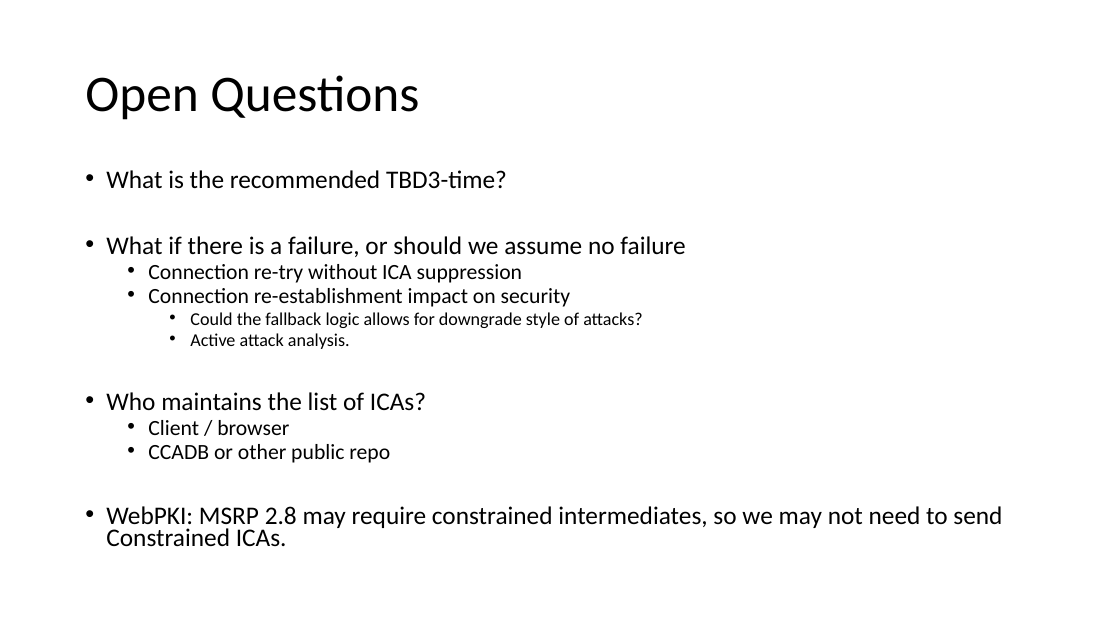
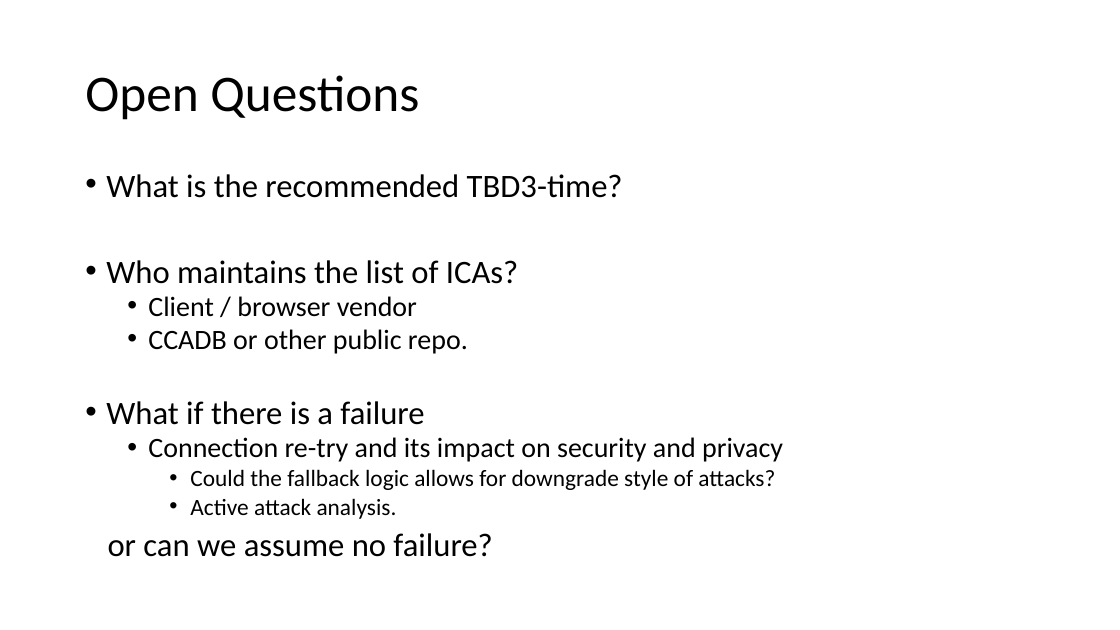
Before and after one commit to csosto-pk/tls-suppress-intermediates, a slide deck: slide 8 of IETF-presos/IETF-113 - draft-kampanakis-tls-scas-latest-00.pptx (slide 10 before the commit). Drawn at 1120x630 pixels with LibreOffice and Linux fonts; fonts in the diff are those of the drawing. Boxes give left, top, right and bottom in pixels: in the first picture for what was removed or moved away, otherwise in the second. Text is boxed around its words. In the diff, an @@ line names an element or a change of style, - is before the commit and + after.

```diff
--- a/IETF-presos/IETF-113 - draft-kampanakis-tls-scas-latest-00.pptx
+++ b/IETF-presos/IETF-113 - draft-kampanakis-tls-scas-latest-00.pptx
@@ text at <box>106,174,775,519</box>: size 21.7 to 28 pt in "What is the recommended TBD3-time?"; size 15.5 to 20 pt in "Could the fallback logic allows for downgrade ...", "Active attack analysis."; line spacing 0.7 to 0.8 @@
@@ text at <box>106,260,783,462</box>: text changed; size 18.6 to 24 pt @@
-• What if there is a failure, or should we assume no failure
-  • Connection re-try without ICA suppression
-  • Connection re-establishment impact on security
+• Who maintains the list of ICAs?
+  • Client / browser vendor
+  • CCADB or other public repo.
+• What if there is a failure
+  • Connection re-try and its impact on security and privacy
@@ text at <box>108,533,492,557</box>: text changed; size 21.7 to 28 pt @@
-• Who maintains the list of ICAs?
-  • Client / browser
-  • CCADB or other public repo
-• WebPKI: MSRP 2.8 may require constrained intermediates, so we may not need to send Constrained ICAs.
+or can we assume no failure?
```
Also in this commit, not shown: 5 other slides changed, 2 slides removed.
